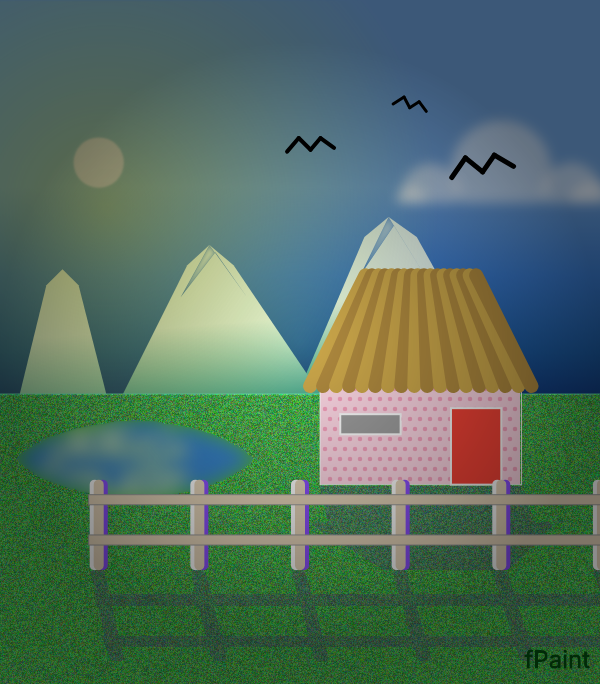
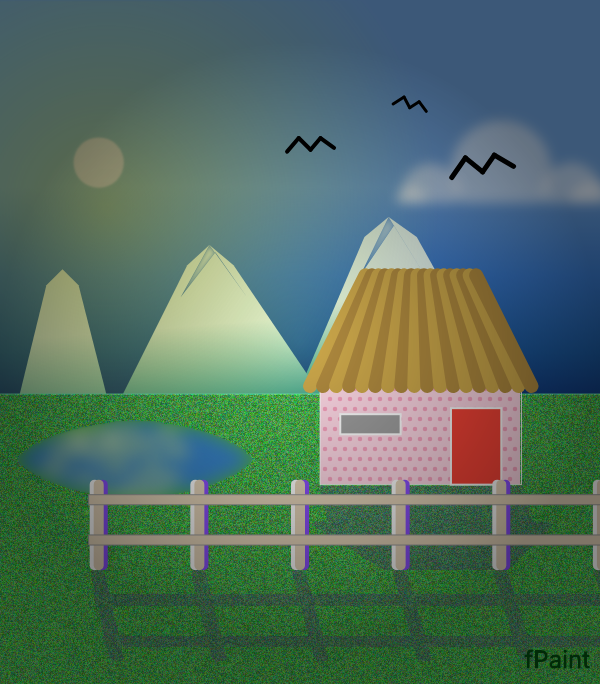
Before/after of a 600 x 684 layered artwork. What changed in the layer stack:
painted on "Land" over [0, 394, 600, 684]